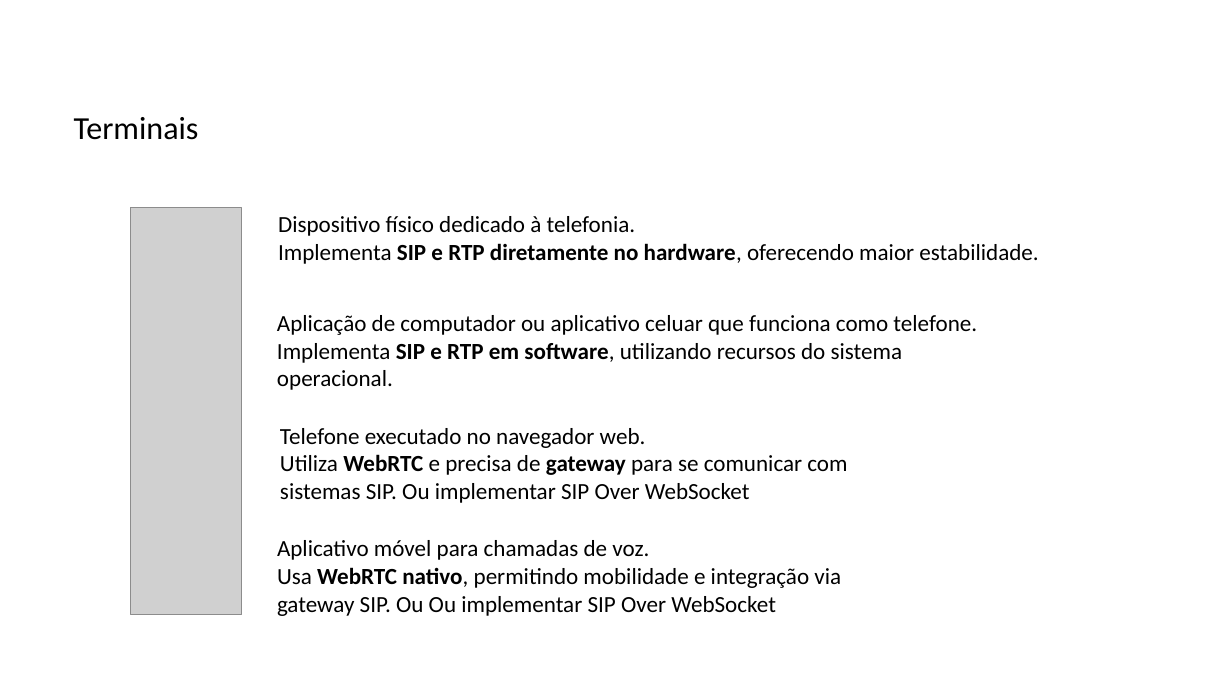
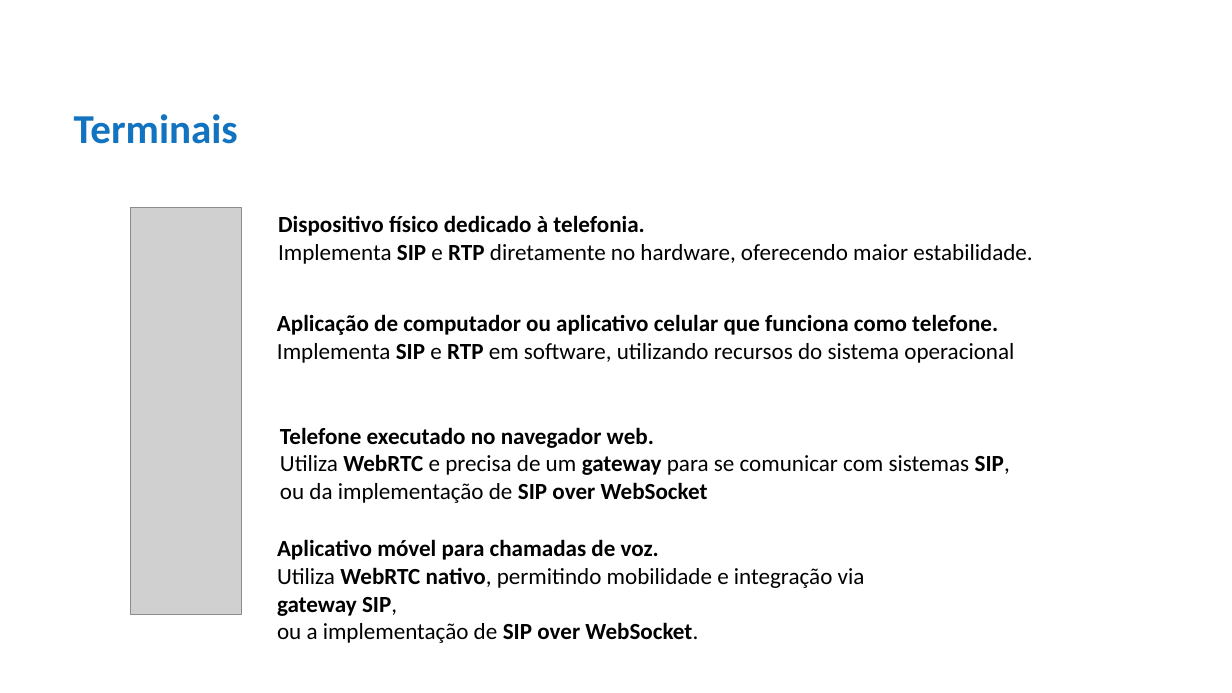
Before and after one commit to maiconrogerrosario/siprec_server, a slide deck: slide 4 of Arquitetura de Telefonia.pptx (slide 10 before the commit). Drawn at 1232x693 pixels with LibreOffice and Linux fonts; fonts in the diff are those of the drawing; grey boxes stand for pictures. Boxes give left, top, right and bottom in pixels: in the first picture for what was removed or moved away, otherwise in the second. Text is boxed around its words. In the diff, an @@ line names an element or a change of style, - is before the commit and + after.

```diff
--- a/Arquitetura de Telefonia.pptx
+++ b/Arquitetura de Telefonia.pptx
@@ text "Terminais" at <box>74,114,238,144</box>: size 25 to 32 pt, text colour #000000 to #1273C0, bold on @@
@@ text "Dispositivo físico dedicado à telefonia. ..." at <box>278,215,1032,264</box>: bold on in "Dispositivo físico dedicado à telefonia."; bold off in "e diretamente no hardware," @@
@@ text at <box>277,314,1014,363</box>: text changed; bold on @@
-Aplicação de computador ou aplicativo celuar que funciona como telefone.
-Implementa SIP e RTP em software, utilizando recursos do sistema operacional.
+Aplicação de computador ou aplicativo celular que funciona como telefone.
+Implementa SIP e RTP em software, utilizando recursos do sistema operacional
@@ text at <box>280,427,1010,503</box>: text changed @@
-Telefone executado no navegador web.
-Utiliza WebRTC e precisa de gateway para se comunicar com sistemas SIP. Ou implementar SIP Over WebSocket
+Telefone executado no navegador web.
+Utiliza WebRTC e precisa de um gateway para se comunicar com sistemas SIP,
+ou da implementação de SIP over WebSocket
@@ text at <box>277,539,865,643</box>: text changed; bold on @@
-Aplicativo móvel para chamadas de voz.
-Usa WebRTC nativo, permitindo mobilidade e integração via gateway SIP. Ou Ou implementar SIP Over WebSocket
+Aplicativo móvel para chamadas de voz.
+Utiliza WebRTC nativo, permitindo mobilidade e integração via gateway SIP,
+ou a implementação de SIP over WebSocket.
```
Also in this commit, not shown: 14 other slides changed, 6 slides added, 3 slides removed.
